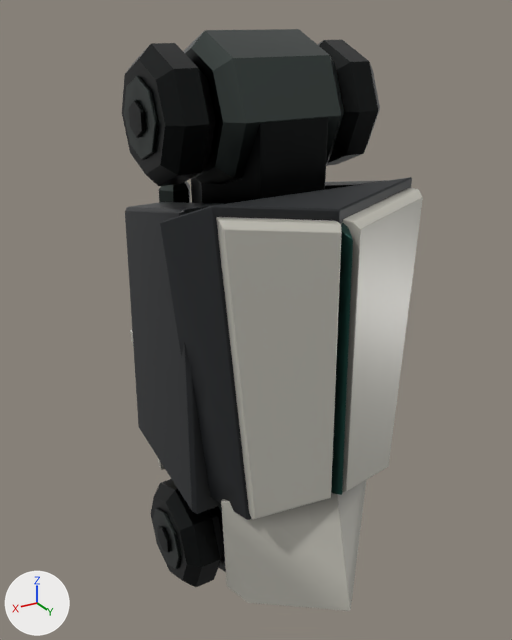
Before and after pictures for a commit that changed the glTF model assets/export/models/bastion.leg.glb.
The view is the same before and after, from a camera (50 mm lens) standing at (3.28, 5.5, 2.86) and looking at (-0.01, 0.02, 0.12). Arrows for +X, +Y and +Z are at lower left; the lights stay in place. The first picture is the older version. Vertices at exactly the same position are counted once.
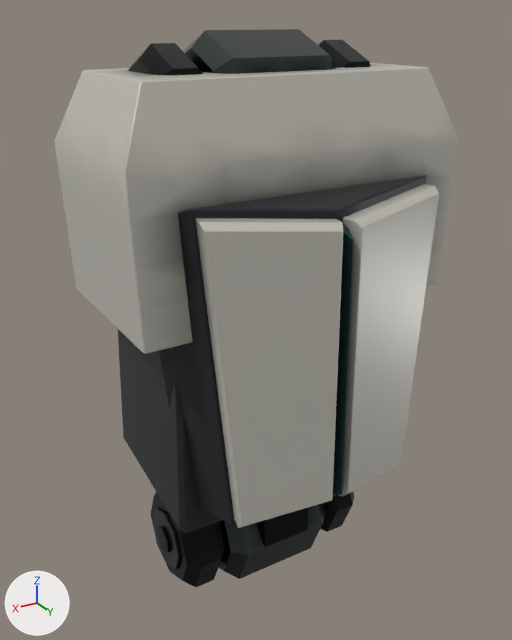
Changed parts and their boxes (x1, y1, x2, y2) in the pictures (512 x 640 px; the box of a moved part takes in the faces that stretch with it):
'Mesh_0', reshaped (34% wider)
    before: (122, 29, 423, 611)
    after: (54, 29, 458, 587)
part 1 of me_mesh_0, rebuilt (not visible afterwards)
    before: (325, 180, 386, 189)
part 2 of me_mesh_0, rebuilt
    before: (125, 202, 224, 514)
    after: (118, 329, 222, 533)
part 3 of me_mesh_0, added
    after: (54, 63, 458, 354)
part 4 of me_mesh_0, deleted
    before: (221, 480, 366, 611)
part 5 of me_mesh_0, deleted (mostly hidden)
    before: (130, 330, 165, 470)
part 6 of me_mesh_0, moved or reshaped
    before: (160, 177, 423, 520)
    after: (159, 175, 439, 528)
part 7 of me_mesh_0, recoloured
    before: (122, 60, 380, 572)
    after: (128, 60, 371, 579)

Edits to the bpy script that builds the scene:
```text
Change me_mesh_0:
    used by ob_mesh_0; location = (0.0, 0.0, 0.0)
    remove me_mesh_0.from_pydata(...)  # 5810 vertices, 11460 faces; spans x -1.17..1.17, y -1.56..1.71, z -2.75..2.75
    add me_mesh_0.from_pydata(...)  # 6081 vertices, 12006 faces; spans x -1.57..1.57, y -1.02..1.5, z -2.75..2.75
    me_mesh_0 part 1: the loose piece of 474 vertices spanning x -1.04..-0.65, y -0.65..0.65, z -1.37..1.5 is rebuilt with 474 vertices and now spans x -1.2..-0.62, y -0.71..0.71, z -1.5..1.51
    me_mesh_0 part 2: the loose piece of 474 vertices spanning x 0.65..1.04, y -0.65..0.65, z -1.37..1.5 is rebuilt with 474 vertices and now spans x 0.62..1.2, y -0.71..0.71, z -1.5..1.51
    me_mesh_0 part 3: a new loose piece of 550 vertices spanning x -1.57..1.57, y -0.71..0.91, z 0.5..2.45, in mat_armor
    me_mesh_0 part 4: the loose piece of 219 vertices spanning x -0.85..0.85, y 0.58..1.71, z -2.55..-1.0 is deleted
    me_mesh_0 part 5: the loose piece of 205 vertices spanning x -0.93..0.93, y -1.56..-0.65, z -1.75..-0.13 is deleted
    me_mesh_0 part 6: 665 vertices moved from x -1.17..1.17, y 0.55..1.45, z -1.25..1.6 to x -1.36..1.36, y 0.55..1.48, z -1.25..1.6; 410 vertices removed from x -1.09..1.1, y 0.55..1.43, z -1.25..1.6; 555 vertices added at x -1.28..1.29, y 0.55..1.46, z -1.25..1.6
    me_mesh_0 part 7: 4465 kept faces spanning x -1.36..1.36, y -1.02..1.5, z -2.75..2.75 get new vertex colours; the middle colour goes from grey #adadad to grey #a7a7a7
```
